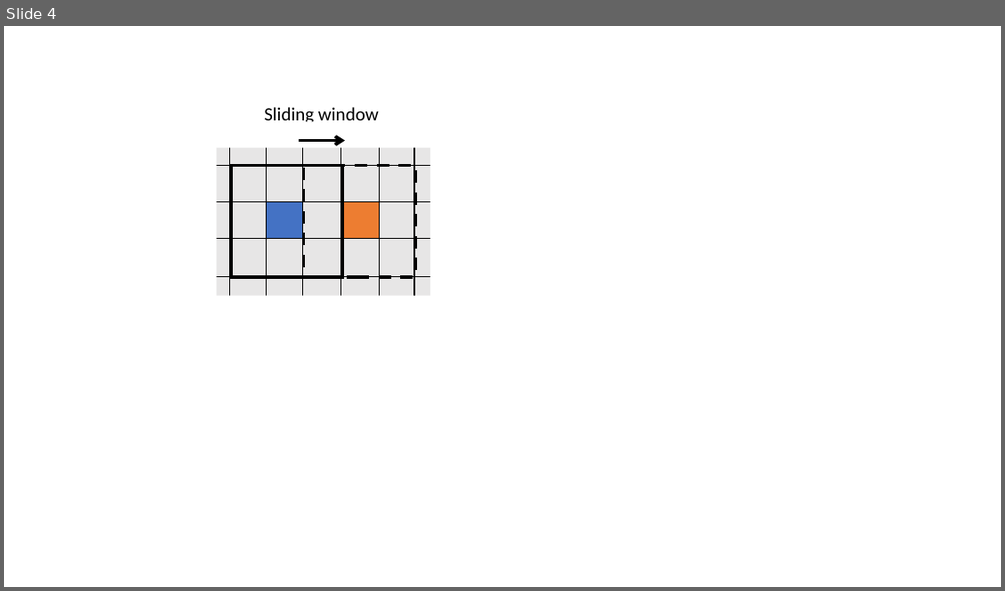
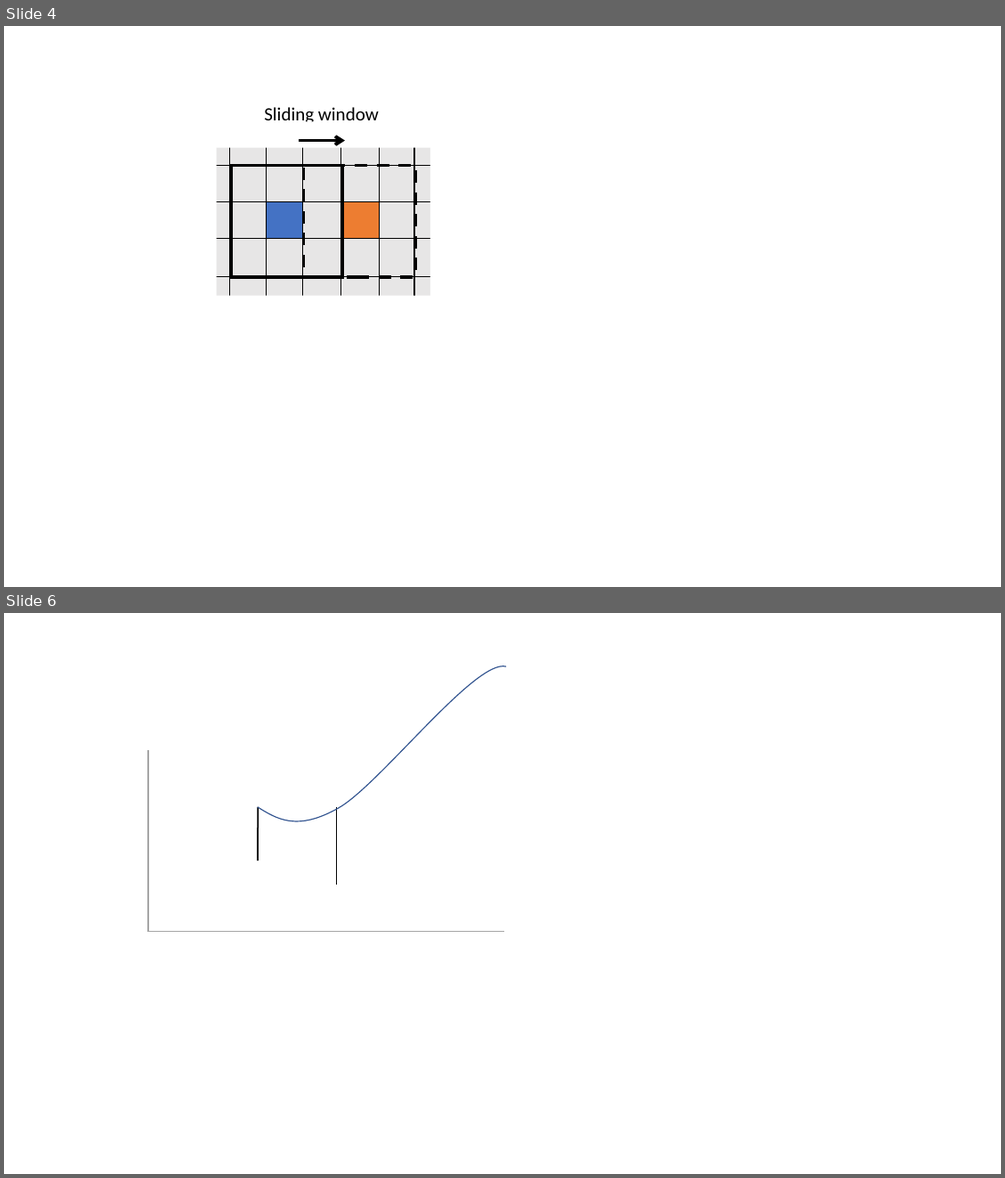
Before and after one commit to GJBoth/Masters-thesis, a slide deck: source/figures.pptx. Shown one above the other, each under a label of ours: slide 4 before the commit, slides 4 and 6 after it; the slides between them are not shown. The pictures are 1005x591 and 1005x1178 pixels, drawn with LibreOffice and Linux fonts; fonts in the diff are those of the drawing. Boxes give left, top, right and bottom in pixels: in the first picture for what was removed or moved away, otherwise in the second. Text is boxed around its words. In the diff, an @@ line names an element or a change of style, - is before the commit and + after.

```diff
--- a/source/figures.pptx
+++ b/source/figures.pptx
@@ slide 6 added at [4,613,1001,1174], background #FFFFFF @@
@@ freeform shape added at [258,666,506,821], outline #325491 1 pt @@
@@ line added from (148, 751) to (148, 932), #A5A5A5 1.5 pt @@
@@ line added from (259, 807) to (258, 860), #000000 1.5 pt @@
@@ line added from (337, 884) to (337, 807), #000000 1.5 pt @@
@@ line added from (503, 932) to (148, 932), #A5A5A5 1.5 pt @@
```
Also in this commit, not shown: 1 other slide added, 6 other files.
